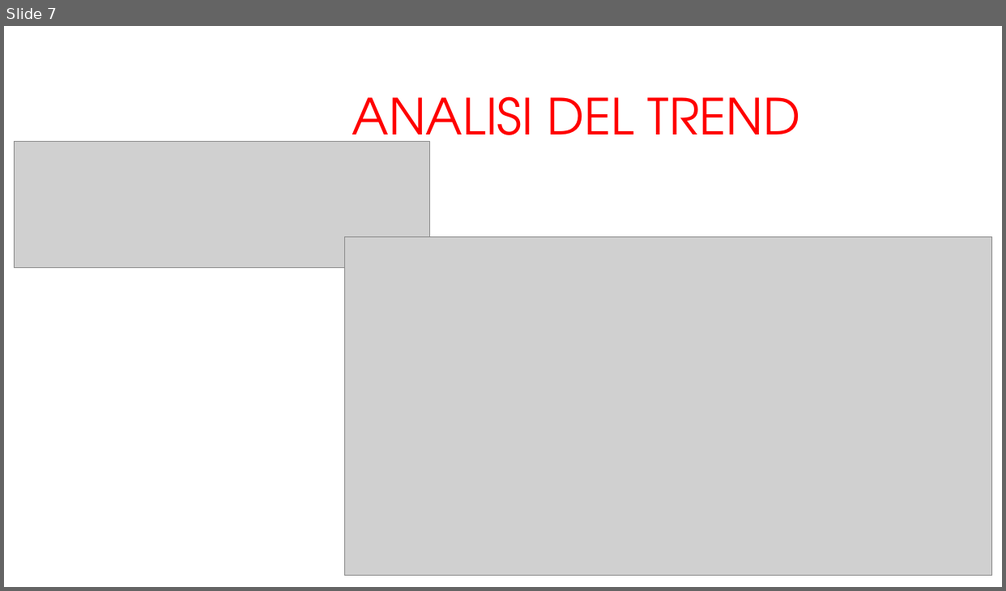
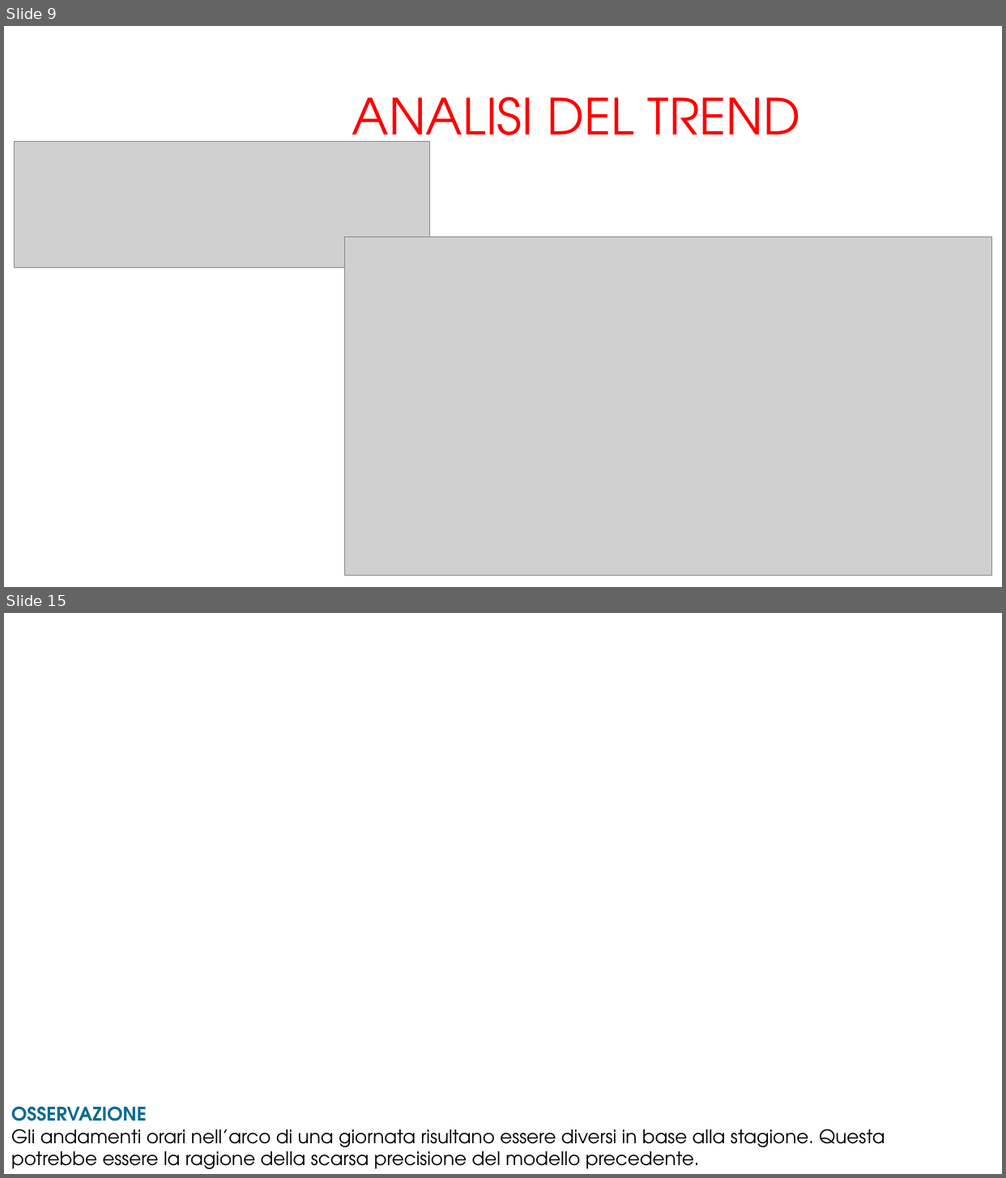
Before and after one commit to arrostini/predittoreDomeniche, a slide deck: progettomatlab.pptx. Shown one above the other, each under a label of ours: slide 7 before the commit, slides 9 and 15 after it; the slides between them are not shown. The pictures are 1006x591 and 1006x1178 pixels, drawn with LibreOffice and Linux fonts; fonts in the diff are those of the drawing; grey boxes stand for pictures; background and template pictures are left out. Boxes give left, top, right and bottom in pixels: in the first picture for what was removed or moved away, otherwise in the second. Text is boxed around its words. In the diff, an @@ line names an element or a change of style, - is before the commit and + after.

```diff
--- a/progettomatlab.pptx
+++ b/progettomatlab.pptx
@@ slide 15 added at [4,613,1002,1174], background picture (left out) @@
@@ text added at [11,1106,884,1169], 18 pt, text #000000 @@
+OSSERVAZIONE
+Gli andamenti orari nell’arco di una giornata risultano essere diversi in base alla stagione. Questa potrebbe essere la ragione della scarsa precisione del modello precedente.
@@ what was slide 7 is now slide 9 @@
```
Also in this commit, not shown: 6 slides changed, 9 other slides added, 3 slides removed.
